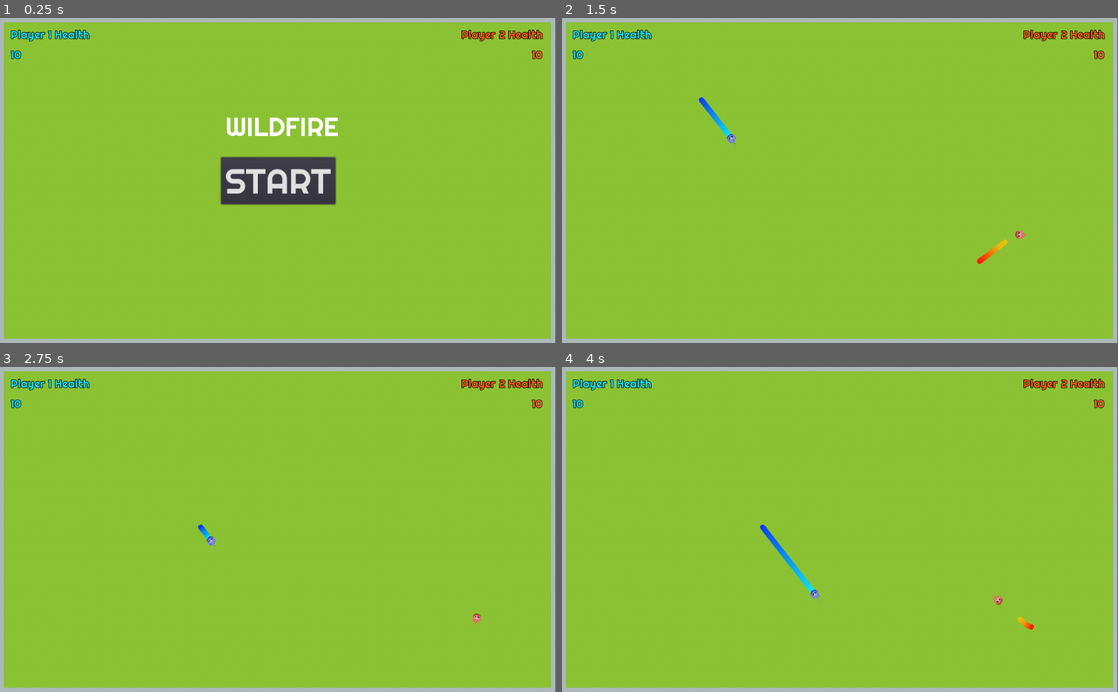
Above: before the commit, frames 1-4 (two rows, left to right).
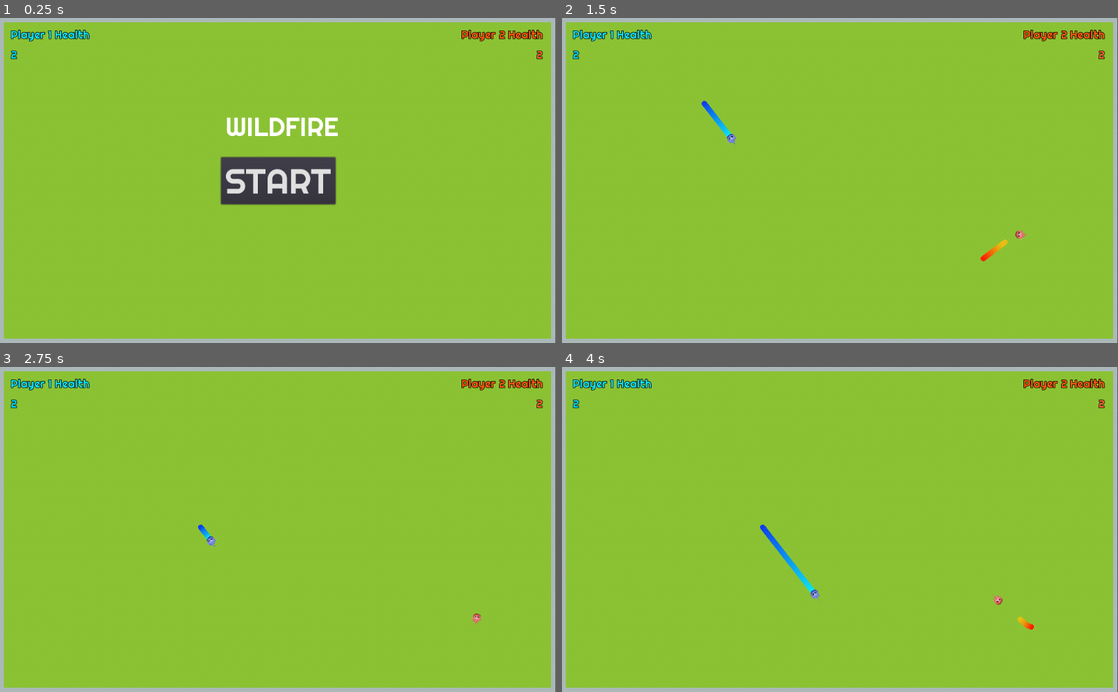
Above: after the commit, the same moments.

Repository: nrkroeker/wildfire
Game: Godot game, scene res://Main.tscn
Same seed, same stepped clock (60 frames per second), same inputs: the game is played once before the commit and once after it. Sound files missing from this copy of the repository are replaced by a short silence.
Inputs:
- Up to frame 1 (0.25 s): no input
- Up to frame 2 (1.5 s): click "START" at 0.5 s; tap Enter (ui_select) at 1.25, 1.35 s; hold Right (ui_right) from 1.28 s (still down)
- Up to frame 3 (2.75 s): tap Enter (ui_select) at 1.52, 1.82, 2.1, 2.27, 2.57 s; tap Space at 2 s; release Right (ui_right) at 2.03 s; hold Down (ui_down) from 2.03 s (still down)
- Up to frame 4 (4 s): release Down (ui_down) at 2.78 s; hold Right (ui_right) 2.78-3.53 s; tap Enter (ui_select) at 2.85, 3.6, 3.77 s; hold Up (ui_up) from 3.53 s (still down)

The runs differ from the first frame. In frame 1, less than 0.1% of the frame differs, in the area x 1-98%, y 10-13%; in frame 2, 0.1%, in the area x 1-98%, y 10-76%; in frame 3, less than 0.1%; in frame 4, less than 0.1%.

Commit message:
FIXED THE RESTART

Diff:
--- a/godot/Main.gd
+++ b/godot/Main.gd
@@ -67,10 +67,3 @@
 func get_character_position(player):
 	var multiplier = 0.75 if player == 1 else 0.25
 	return Vector2(screen_size.x * multiplier, screen_size.y * multiplier)
-
-func get_item_location():
-	# Find random x,y values
-	# Check that they don't collide with any lines or characters or other items
-	# If collision, find new location
-	# Else return location
-	pass
--- a/godot/sprites/Character/Character.gd
+++ b/godot/sprites/Character/Character.gd
@@ -5,7 +5,6 @@
 var player_num
 
 var current_trail
-var trails = []
 var trail_scene = preload("res://sprites/Character/Trail.tscn")
 var fire_gradient = preload('res://assets/trails/FireTrail.tres')
 var water_gradient = preload('res://assets/trails/WaterTrail.tres')
@@ -32,24 +31,15 @@
 	}
 }
 
-var max_health = 10
+var max_health = 2
 export (int) var health = max_health
 
 var gradient = CHARACTER_TEXTURE[1]
 
-func _ready():
-	#add_trail()
-	pass
-
 func start(new_position):
-	if current_trail:
-		current_trail.set_inactive()
-		current_trail = null
 	$Flame.start_moving(new_position)
-	if !current_trail:
-		add_trail()
-
 	set_health(max_health)
+	clear_trails()
 
 func set_num(number):
 	player_num = number
@@ -59,7 +49,6 @@
 	if current_trail:
 		current_trail.set_inactive()
 	current_trail = trail_scene.instance()
-	trails.append(current_trail)
 
 	current_trail.set_gradient(gradient)
 	add_child(current_trail)
@@ -86,14 +75,16 @@
 	$Flame.stop_moving()
 
 func clear_trails():
-	#for trail in trails:
-	#	trail.set_inactive()
-	#trails = []
-	#current_trail = null
-	pass
+	for child in get_children():
+		if child.get_name() == 'Trail':
+			child.clear()
+	current_trail = null
 
 func extend_trail(position):
-	current_trail.lengthen(position)
+	if !current_trail:
+		add_trail()
+	else:
+		current_trail.lengthen(position)
 
 func play_jump_sound():
 	$JumpSound.play()
